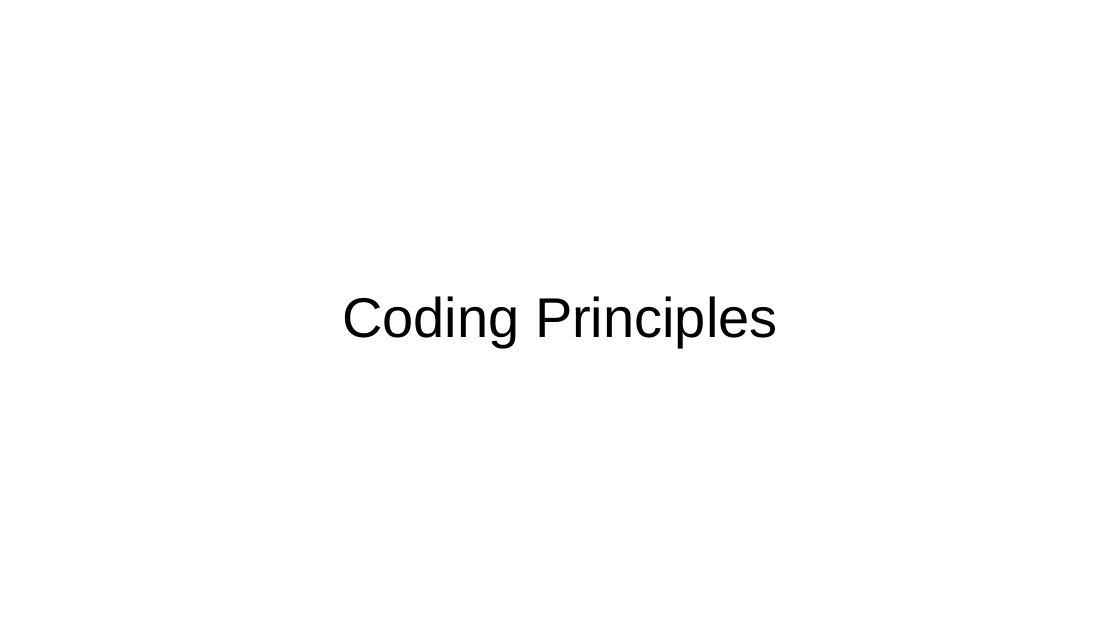
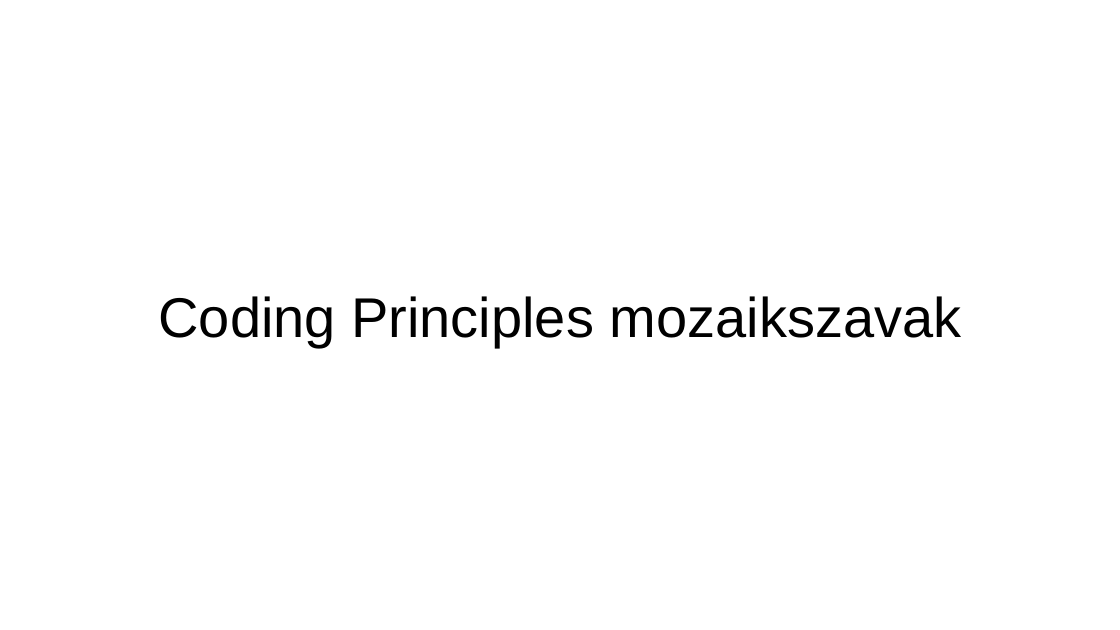
Before and after one commit to NNGSzegedAndUSzegedCollaboration/NNGSzegedAndUSzegedCollaboration.github.io, a slide deck: slide 12 of slideshows/grafreprezentacio.pptx (slide 14 before the commit). Drawn at 1120x630 pixels with LibreOffice and Linux fonts; fonts in the diff are those of the drawing. Boxes give left, top, right and bottom in pixels: in the first picture for what was removed or moved away, otherwise in the second. Text is boxed around its words. In the diff, an @@ line names an element or a change of style, - is before the commit and + after.

```diff
--- a/slideshows/grafreprezentacio.pptx
+++ b/slideshows/grafreprezentacio.pptx
@@ title at (158,296,962,347): text changed @@
-Coding Principles
+Coding Principles mozaikszavak
```
Also in this commit, not shown: 5 other slides changed, 2 slides removed.
